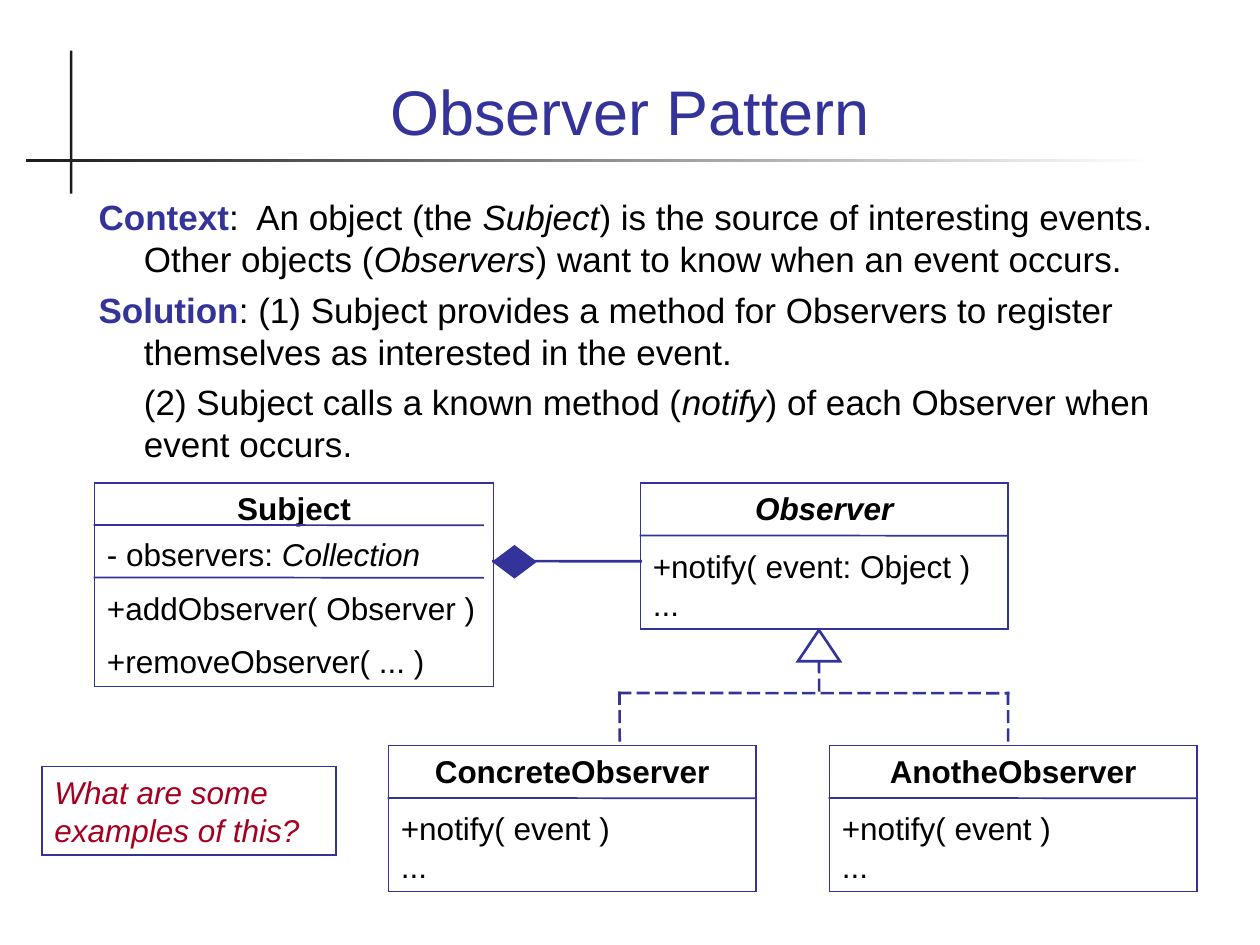
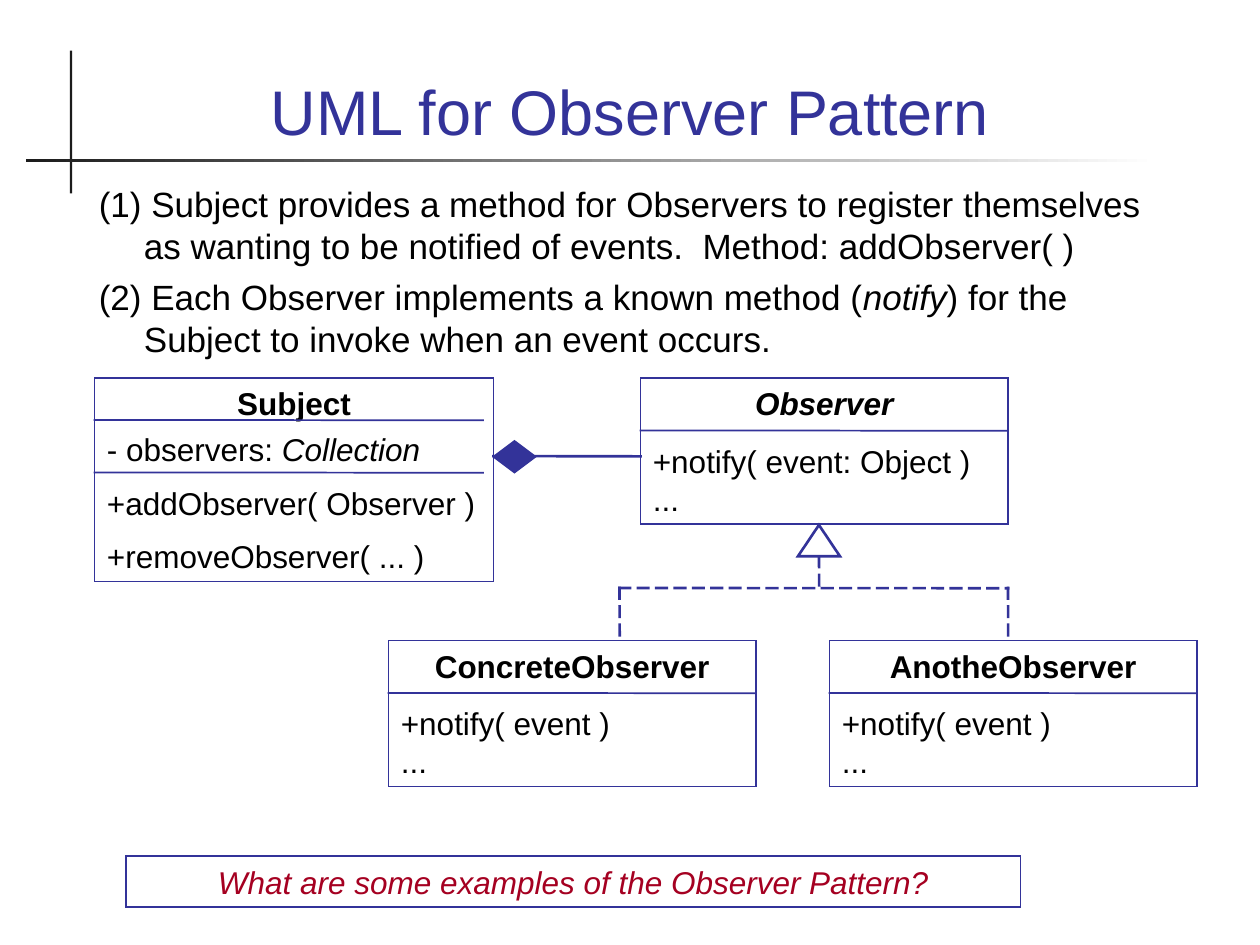
Before and after one commit to skeoop/skeoop.github.io, a slide deck: slide 3 of patterns/Observer Pattern.ppt. Drawn at 1260x945 pixels with LibreOffice and Linux fonts; fonts in the diff are those of the drawing. Boxes give left, top, right and bottom in pixels: in the first picture for what was removed or moved away, otherwise in the second. Text is boxed around its words. In the diff, an @@ line names an element or a change of style, - is before the commit and + after.

Commit message:
update slides and lab10

```diff
--- a/patterns/Observer Pattern.ppt
+++ b/patterns/Observer Pattern.ppt
@@ title at (271,89,989,136): text changed @@
-Observer Pattern
+UML for Observer Pattern
@@ text at (99,191,1140,359): text changed @@
-Context: An object (the Subject) is the source of interesting events. Other objects (Observers) want to know when an event occurs.
-Solution: (1) Subject provides a method for Observers to register themselves as interested in the event.
-(2) Subject calls a known method (notify) of each Observer when event occurs.
+(1) Subject provides a method for Observers to register themselves as wanting to be notified of events. Method: addObserver( )
+(2) Each Observer implements a known method (notify) for the Subject to invoke when an event occurs.
@@ line moved from (94, 577) - (483, 578) to (94, 420) - (483, 421) @@
@@ line moved from (94, 525) - (483, 525) to (94, 472) - (483, 472) @@
@@ 8 lines, 4 rectangles, 1 up arrow, 1 diamond: place and size @@
-8 lines, 4 rectangles, 1 up arrow, 1 diamond at (94,483,1197,892)
+8 lines, 4 rectangles, 1 up arrow, 1 diamond at (94,378,1197,786)
@@ rectangle "What are some examples of ...": place and size @@
-rectangle "What are some examples of ..." at (42,766,335,854)
+rectangle "What are some examples of ..." at (126,857,1021,907)
@@ text in rectangle at (218,871,928,900): text changed @@
-What are some examples of this?
+What are some examples of the Observer Pattern?
```
Also in this commit, not shown: 6 other slides changed, 6 slides added, 6 other files.
